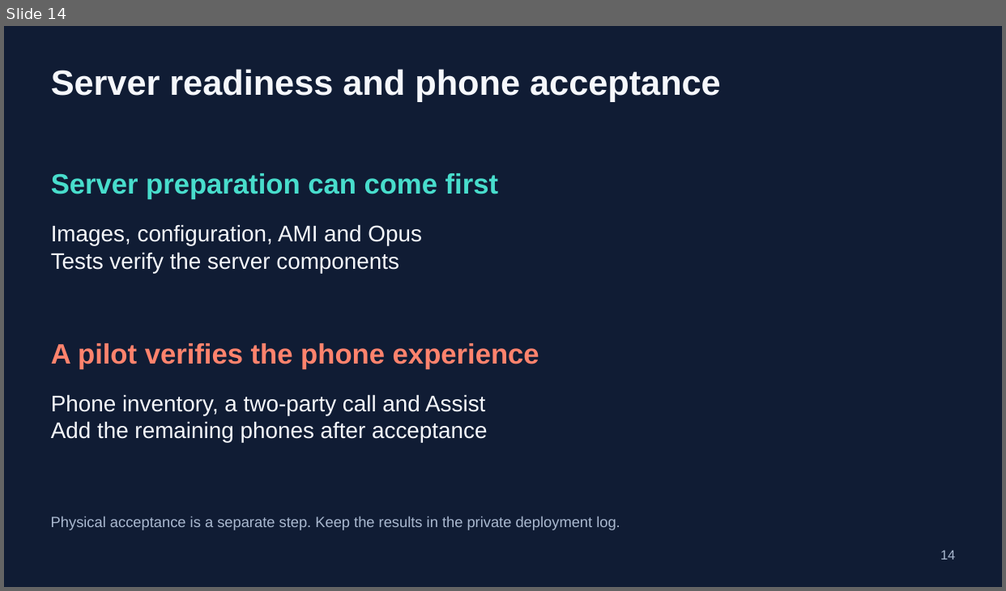
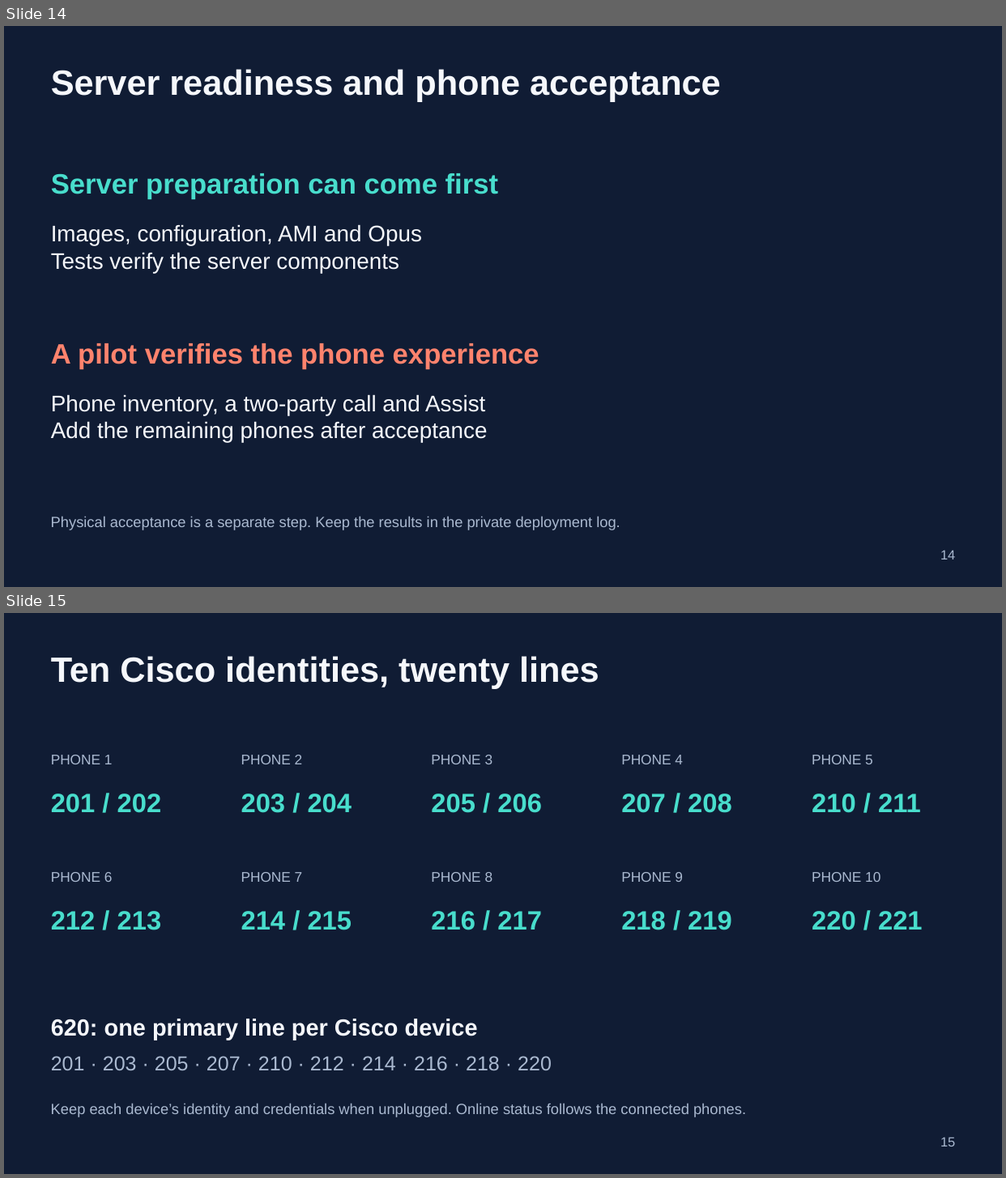
Before and after one commit to 4alvit/cisco-home-telephony, a slide deck: docs/slides/cisco-home-telephony.pptx. Shown one above the other, each under a label of ours: slide 14 before the commit, slides 14 and 15 after it. The pictures are 1006x591 and 1006x1178 pixels, drawn with LibreOffice and Linux fonts; fonts in the diff are those of the drawing. Boxes give left, top, right and bottom in pixels: in the first picture for what was removed or moved away, otherwise in the second. Text is boxed around its words. In the diff, an @@ line names an element or a change of style, - is before the commit and + after.

Commit message:
Add extension-based CLI with HA schedules and phone controls
Resolve exact phone lines for calls and device controls, with private direct or kubectl configuration. Add atomic timer/alarm commands, guarded pickup and auto-answer, examples, SVG documentation and regression coverage.

Document the completed ten-phone rollout and compact Zoiper client, refresh English reference material, and record live call and scheduling acceptance.

```diff
--- a/docs/slides/cisco-home-telephony.pptx
+++ b/docs/slides/cisco-home-telephony.pptx
@@ slide 15 added at (4, 613, 1002, 1174), background #101C34 @@
@@ text added at (51, 656, 599, 688), 33.8 pt, text #F5F7FB, bold @@
+Ten Cisco identities, twenty lines
@@ text added at (51, 755, 113, 764), 13.5 pt, text #AAB9D0 @@
+PHONE 1
@@ text added at (241, 755, 303, 764), 13.5 pt, text #AAB9D0 @@
+PHONE 2
@@ text added at (431, 755, 493, 764), 13.5 pt, text #AAB9D0 @@
+PHONE 3
@@ text added at (621, 755, 683, 764), 13.5 pt, text #AAB9D0 @@
+PHONE 4
@@ text added at (812, 755, 873, 764), 13.5 pt, text #AAB9D0 @@
+PHONE 5
@@ text added at (51, 794, 162, 813), 25.5 pt, text #48DDCC, bold @@
+201 / 202
@@ text added at (241, 794, 352, 813), 25.5 pt, text #48DDCC, bold @@
+203 / 204
@@ text added at (431, 794, 542, 813), 25.5 pt, text #48DDCC, bold @@
+205 / 206
@@ text added at (621, 794, 732, 813), 25.5 pt, text #48DDCC, bold @@
+207 / 208
@@ text added at (812, 794, 921, 813), 25.5 pt, text #48DDCC, bold @@
+210 / 211
@@ text added at (51, 872, 113, 882), 13.5 pt, text #AAB9D0 @@
+PHONE 6
@@ text added at (241, 872, 303, 882), 13.5 pt, text #AAB9D0 @@
+PHONE 7
@@ text added at (431, 872, 493, 882), 13.5 pt, text #AAB9D0 @@
+PHONE 8
@@ text added at (621, 872, 683, 882), 13.5 pt, text #AAB9D0 @@
+PHONE 9
@@ text added at (812, 872, 880, 882), 13.5 pt, text #AAB9D0 @@
+PHONE 10
@@ text added at (51, 911, 162, 931), 25.5 pt, text #48DDCC, bold @@
+212 / 213
@@ text added at (241, 911, 352, 931), 25.5 pt, text #48DDCC, bold @@
+214 / 215
@@ text added at (431, 911, 542, 931), 25.5 pt, text #48DDCC, bold @@
+216 / 217
@@ text added at (621, 911, 732, 931), 25.5 pt, text #48DDCC, bold @@
+218 / 219
@@ text added at (812, 911, 923, 931), 25.5 pt, text #48DDCC, bold @@
+220 / 221
@@ text added at (51, 1019, 478, 1041), 22.5 pt, text #F5F7FB, bold @@
+620: one primary line per Cisco device
@@ text added at (51, 1056, 552, 1071), 19.5 pt, text #AAB9D0 @@
+201 · 203 · 205 · 207 · 210 · 212 · 214 · 216 · 218 · 220
@@ text added at (51, 1103, 746, 1118), 14.2 pt, text #AAB9D0 @@
+Keep each device’s identity and credentials when unplugged. Online status follows the connected phones.
@@ text added at (940, 1137, 955, 1147), 12.8 pt, text #AAB9D0 @@
+15
```
Also in this commit, not shown: 4 slides changed, 1 other slide added, 1 slide removed, 32 other files.
